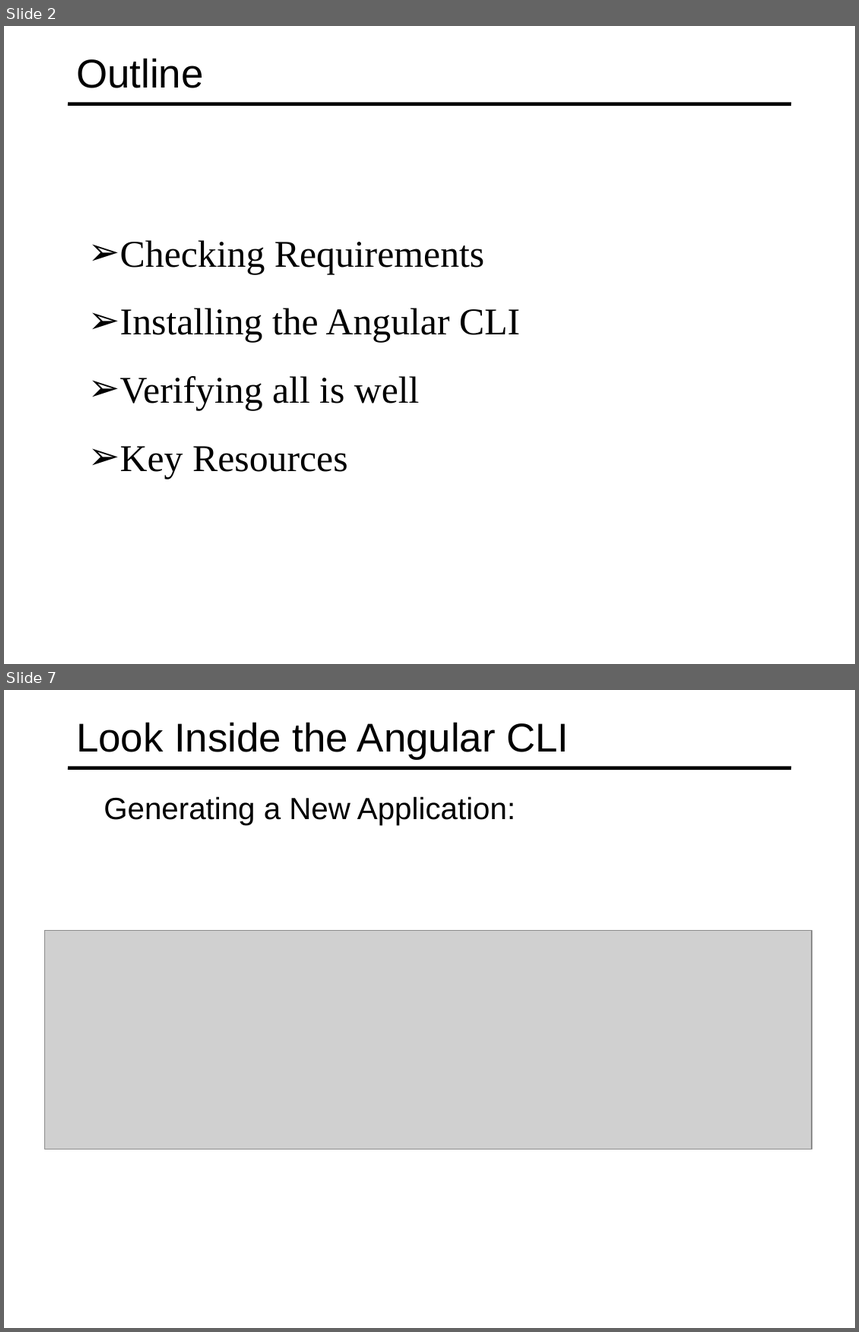
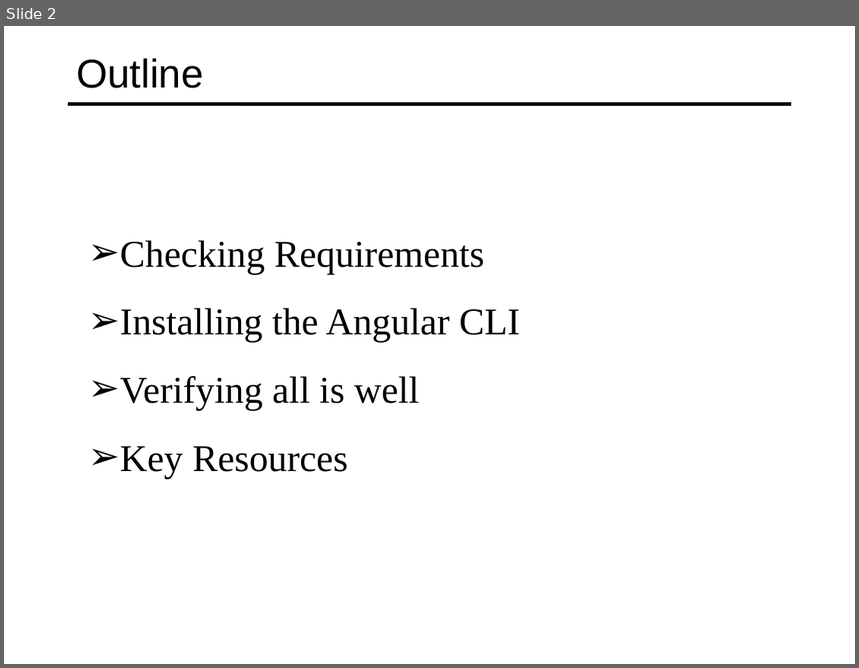
Before and after one commit to specter01wj/Jago_Link_Training, a slide deck: Angular/Angular7/Angular CLI/2.Angular CLI Setup and Verification/L2_Angular CLI Setup and Verification.ppt. Shown one above the other, each under a label of ours: slides 2 and 7 before the commit, slide 2 after it; the slides between them are not shown. The pictures are 859x1332 and 859x668 pixels, drawn with LibreOffice and Linux fonts; fonts in the diff are those of the drawing; grey boxes stand for pictures. Boxes give left, top, right and bottom in pixels: in the first picture for what was removed or moved away, otherwise in the second. Text is boxed around its words. In the diff, an @@ line names an element or a change of style, - is before the commit and + after.

```diff
--- a/Angular/Angular7/Angular CLI/2.Angular CLI Setup and Verification/L2_Angular CLI Setup and Verification.ppt
+++ b/Angular/Angular7/Angular CLI/2.Angular CLI Setup and Verification/L2_Angular CLI Setup and Verification.ppt
@@ slide 7 removed at (4,690,855,1328), background #FFFFFF; not listed: 1 template element that a slide beside it also shows @@
@@ title removed at (76,722,569,760) @@
-Look Inside the Angular CLI
@@ text removed at (104,796,515,825) @@
-  Generating a New Application:
@@ picture removed at (45,930,813,1149) @@
```
Also in this commit, not shown: 1 slide changed, 3 slides added, 5 other slides removed, 4 other files.
